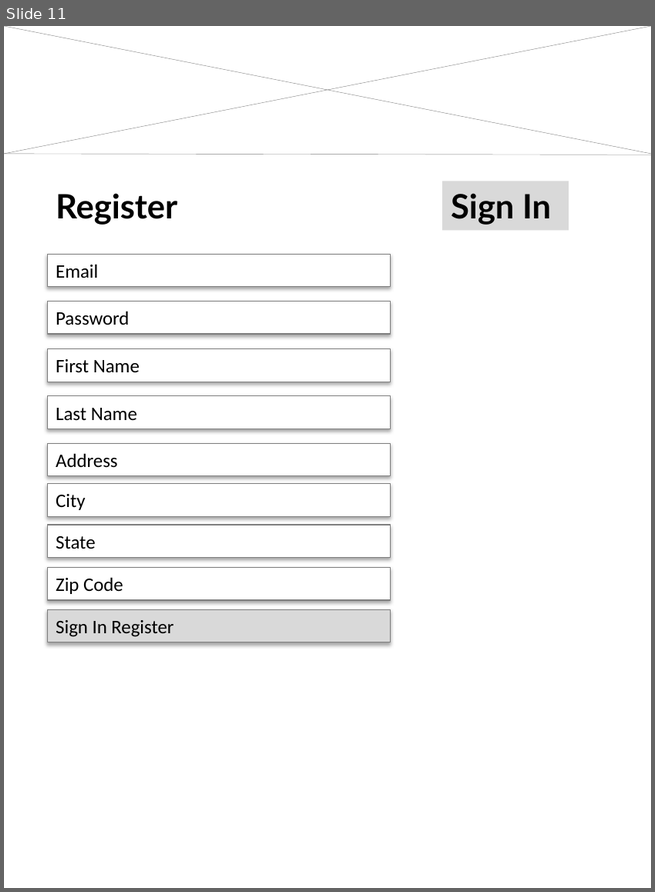
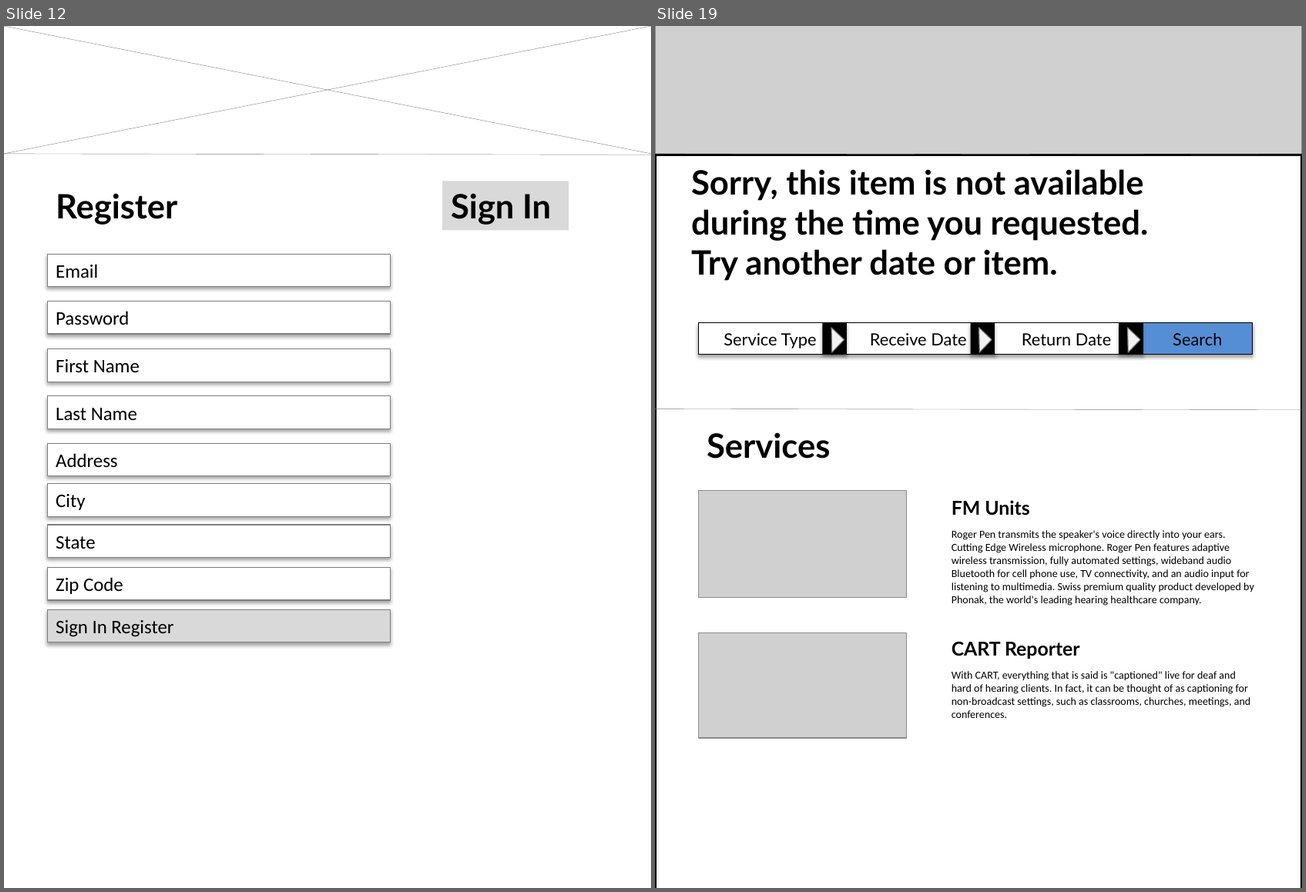
Before and after one commit to MariellaPaulino/2016, a slide deck: Homework3/DecisionTree.pptx. Shown side by side, each under a label of ours: slide 11 before the commit, slides 12 and 19 after it; the slides between them are not shown. The pictures are 655x892 and 1306x892 pixels, drawn with LibreOffice and Linux fonts; fonts in the diff are those of the drawing; grey boxes stand for pictures. Boxes give left, top, right and bottom in pixels: in the first picture for what was removed or moved away, otherwise in the second. Text is boxed around its words. In the diff, an @@ line names an element or a change of style, - is before the commit and + after.

```diff
--- a/Homework3/DecisionTree.pptx
+++ b/Homework3/DecisionTree.pptx
@@ slide 19 added at (x1=655, y1=26, x2=1302, y2=888), background #FFFFFF @@
@@ picture added at (x1=655, y1=26, x2=1302, y2=421) @@
@@ rectangle added at (x1=655, y1=155, x2=1302, y2=888), fill #FFFFFF, outline #000000 2 pt @@
@@ line added from (1302, 155) to (655, 154), #7F7F7F 0.25 pt @@
@@ text added at (x1=691, y1=169, x2=1149, y2=281), 28 pt, text #000000, bold @@
+Sorry, this item is not available during the time you requested.
+Try another date or item.
@@ rectangle added at (x1=698, y1=323, x2=847, y2=356), fill #FFFFFF, outline #000000 0.75 pt, 14 pt, text #000000 @@
+Service Type
@@ rectangle added at (x1=822, y1=323, x2=847, y2=356), fill #000000 @@
@@ rectangle added at (x1=847, y1=323, x2=995, y2=356), fill #FFFFFF, outline #000000 0.75 pt, 14 pt, text #000000 @@
+Receive Date
@@ rectangle added at (x1=971, y1=323, x2=995, y2=356), fill #000000 @@
@@ rectangle added at (x1=995, y1=323, x2=1143, y2=356), fill #FFFFFF, outline #000000 0.75 pt, 14 pt, text #000000 @@
+Return Date
@@ rectangle added at (x1=1119, y1=323, x2=1143, y2=356), fill #000000 @@
@@ rectangle added at (x1=1142, y1=323, x2=1252, y2=356), fill #558ED5, outline #000000 0.75 pt, 14 pt, text #000000 @@
+Search
@@ right triangle added at (x1=820, y1=328, x2=844, y2=352), fill #F2F2F2, outline #808080 0.75 pt @@
@@ right triangle added at (x1=967, y1=328, x2=991, y2=352), fill #F2F2F2, outline #808080 0.75 pt @@
@@ right triangle added at (x1=1115, y1=328, x2=1140, y2=352), fill #F2F2F2, outline #808080 0.75 pt @@
@@ line added from (1302, 409) to (655, 409), #7F7F7F 0.25 pt @@
@@ text added at (x1=707, y1=433, x2=830, y2=459), 28 pt, text #000000, bold @@
+Services
@@ picture added at (x1=698, y1=491, x2=906, y2=598) @@
@@ text added at (x1=951, y1=500, x2=1029, y2=516), 16 pt, text #000000, bold @@
+FM Units
@@ text added at (x1=951, y1=530, x2=1254, y2=606), 9 pt, text #000000 @@
+Roger Pen transmits the speaker's voice directly into your ears. Cutting Edge Wireless microphone. Roger Pen features adaptive wireless transmission, fully automated settings, wideband audio Bluetooth for cell phone use, TV connectivity, and an audio input for listening to multimedia. Swiss premium quality product developed by Phonak, the world's leading hearing healthcare company.
@@ picture added at (x1=698, y1=633, x2=906, y2=738) @@
@@ text added at (x1=951, y1=641, x2=1080, y2=660), 16 pt, text #000000, bold @@
+CART Reporter
@@ text added at (x1=951, y1=671, x2=1250, y2=718), 9 pt, text #000000 @@
+With CART, everything that is said is "captioned" live for deaf and hard of hearing clients. In fact, it can be thought of as captioning for non-broadcast settings, such as classrooms, churches, meetings, and conferences.
@@ what was slide 11 is now slide 12 @@
```
Also in this commit, not shown: 9 other slides added.
